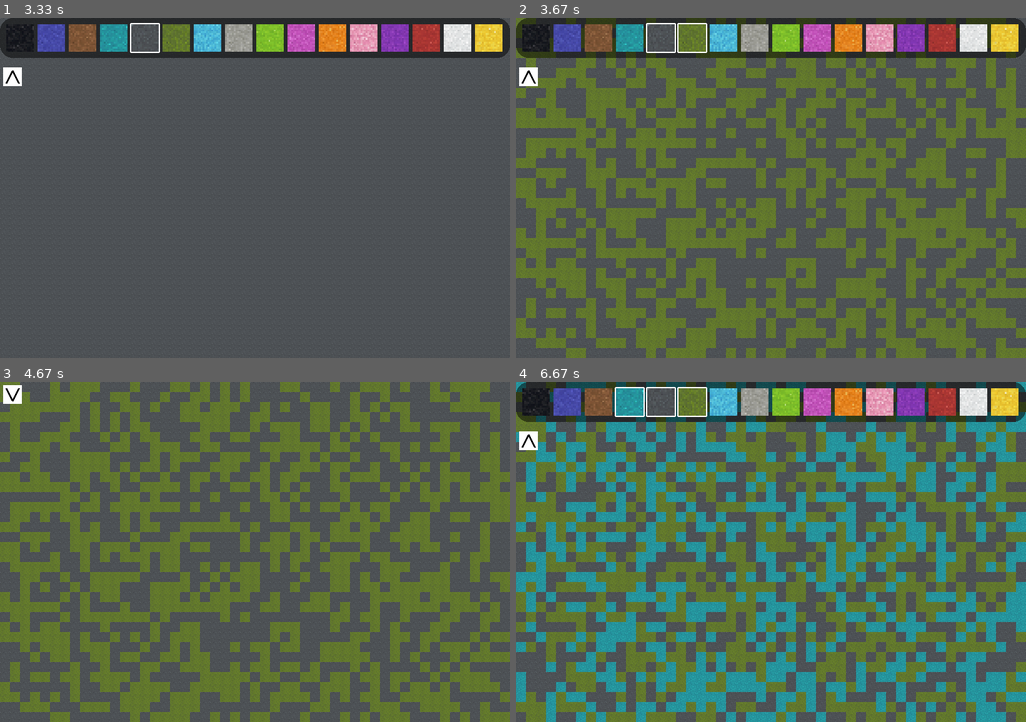
Above: before the commit, frames 1-4 (two rows, left to right).
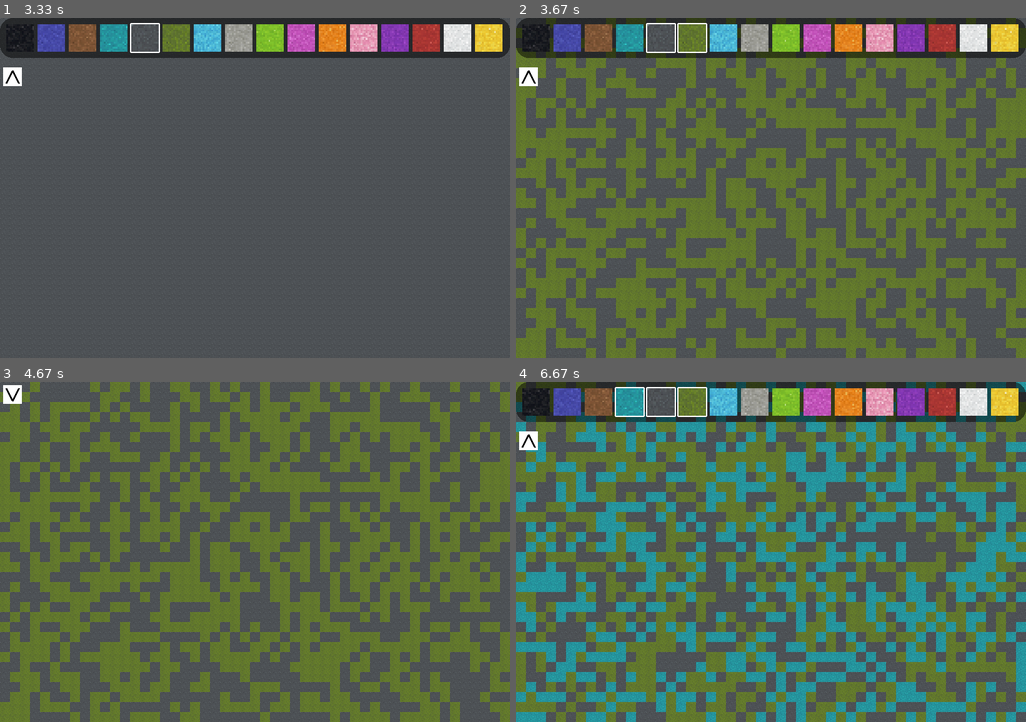
Above: after the commit, the same moments.

Repository: Christiano300/Programme
Game: pygame game, started from concrete.py
Same seed, same stepped clock (60 frames per second), same inputs: the game is played once before the commit and once after it.
Inputs (mouse positions are in pixels of both pictures, inside the frame that each line leads up to):
- Up to frame 1 (3.33 s): press the mouse at (10, 31) at 0.37 s; move the mouse to (56, 82) at 0.47 s; release the mouse at (96, 137) at 0.6 s; press the mouse at (142, 38) at 0.7 s; move the mouse to (265, 55) at 0.8 s; release the mouse at (382, 75) at 0.93 s; hold R 1.13-1.65 s; click (10, 75) at 2.02 s; press the mouse at (10, 31) at 2.52 s; move the mouse to (51, 86) at 2.62 s; release the mouse at (96, 143) at 2.75 s
- Up to frame 2 (3.67 s): press the mouse at (694, 38) at 3.42 s; move the mouse to (735, 174) at 3.52 s; release the mouse at (776, 313) at 3.65 s
- Up to frame 3 (4.67 s): press the mouse at (10, 439) at 4.42 s; move the mouse to (71, 558) at 4.52 s; release the mouse at (132, 681) at 4.65 s
- Up to frame 4 (6.67 s): press the mouse at (526, 395) at 5.48 s; move the mouse to (663, 439) at 5.58 s; release the mouse at (801, 484) at 5.72 s; press the mouse at (628, 402) at 6.58 s

Frame 1 is identical in both runs. In frame 2, 46% of the frame differs, in the area x 0-100%, y 0-100%; in frame 3, 51%; in frame 4, 61%.

Commit message:
pyaint, onecommand, updated gitignore

Diff:
--- a/concrete.py
+++ b/concrete.py
@@ -33,10 +33,9 @@
     screen = pygame.display.set_mode(size, pygame.RESIZABLE)
     menu_buttons = [[[PADDING + i * (w := round((width - PADDING * 2) / 16)) + 3, PADDING + 3], \
                 [w - 6, w - 6], menu_buttons[i][2]] for i in range(16)]
-    print(size)
 
 
-def button_check(bpos: tuple, bsize: tuple, mpos: tuple):
+def button_pressed(bpos: tuple, bsize: tuple, mpos: tuple):
     return mpos[0] in range(bpos[0], bpos[0] + bsize[0]) \
         and mpos[1] in range(bpos[1], bpos[1] + bsize[1])
 
@@ -66,6 +65,15 @@
             pygame.draw.line(screen, "0x000000", (20, 30), (30, 10), 3)
     pygame.display.update()
 
+def tile():
+    global blocks
+    colors = [menu_buttons.index(i) for i in menu_buttons if i[2]]
+    if len(colors):
+        blocks = []
+        for i in range(width // BLOCKSIZE):
+            for j in range(height // BLOCKSIZE):
+                blocks.append([choice(colors), i, j])
+    draw()
 
 resize((810, 540))
 draw()
@@ -79,28 +87,21 @@
 
         elif event.type == pygame.VIDEORESIZE:
             resize(event.size)
-            draw()
+            tile()
 
         elif event.type == pygame.MOUSEBUTTONDOWN:
             if menu_open:
-                if button_check((5, 75), (30, 30), event.pos):
+                if button_pressed((5, 75), (30, 30), event.pos):
                     menu_open = False
                     draw()
                     break
                 for i, button in enumerate(menu_buttons):
-                    if button_check(button[0], button[1], event.pos):
+                    if button_pressed(button[0], button[1], event.pos):
                         menu_buttons[i][2] = False if menu_buttons[i][2] else True
-                        print(f"Button {i} pressed at {event.pos}")
-                        colors = [menu_buttons.index(i) for i in menu_buttons if i[2]]
-                        if len(colors):
-                            blocks = []
-                            for i in range(width // BLOCKSIZE):
-                                for j in range(height // BLOCKSIZE):
-                                    blocks.append([choice(colors), i, j])
-                        draw()
+                        tile()
                         break
             else:
-                if button_check((5, 5), (30, 30), event.pos):
+                if button_pressed((5, 5), (30, 30), event.pos):
                     menu_open = True
                     draw()
 
@@ -111,12 +112,7 @@
 
             elif event.key == pygame.K_r:
                 colors = [menu_buttons.index(i) for i in menu_buttons if i[2]]
-                if len(colors):
-                    blocks = []
-                    for i in range(width // BLOCKSIZE):
-                        for j in range(height // BLOCKSIZE):
-                            blocks.append([choice(colors), i, j])
-                    draw()
+                tile()
 
             elif event.key == pygame.K_F1:
                 f1_mode = False if f1_mode else True
--- /dev/null
+++ b/files/kundenliste_vorher.csv
@@ -0,0 +1,101 @@
+Name;Benutzer;PLZ Ort;Strasse Nr;E-Mail-Adresse;Handynummer;Länderwahl;Geburtstag
+Mr. Stefan Kuhn;Swuzzin;5163 BRANDSTÄTT;Untere Donaulände 97;StefanKuhn@fleckens.hu;0660 171 39 14;43;8/15/1999
+Mr. Benjamin Frueh;Johns1948;9813 PATTENDORF;Mattersburger Strasse 83;BenjaminFrueh@dayrep.com;0699 354 08 85;43;10/24/1948
+Mrs. Yvonne Osterhagen;Aloyard;4552 MAISDORF;Wiener Strasse 87;YvonneOsterhagen@gustr.com;0688 894 32 41;43;5/25/1963
+Mrs. Marie Zimmermann;Donsporbets;4210 UNTERWEITRAG;Schönaugasse 45;MarieZimmermann@armyspy.com;0699 659 88 24;43;01.01.1974
+Mr. Jonas Maur;Popes1960;8670 FEISTRITZBERG;Waldstrasse 79;JonasMaur@cuvox.de;0699 123 46 91;43;10.04.1960
+Mrs. Kathrin Dresner;Hounch;6534 SERFAUS;Wurmbrandgasse 43;KathrinDresner@einrot.com;0660 862 06 15;43;10/15/1941
+Ms. Sabrina Bosch;Fectionce;2112 WÜRNITZ;Hausergasse 80;SabrinaBosch@gustr.com;0688 372 43 40;43;04.03.1956
+Mr. Frank Mueller;Hationizing;8793 TÖLLACH;Neutorstrasse 77;FrankMueller@einrot.com;0676 749 16 22;43;5/27/1951
+Mrs. Doreen Schultheiss;Crostimare;9123 UNTERNARRACH;Löwenzahnstrasse 21;DoreenSchultheiss@jourrapide.com;0681 947 34 86;43;12/24/1936
+Ms. Johanna Drechsler;Lizes1959;9900 ZAUCHE;Litzelhofenstrasse 49;JohannaDrechsler@gustr.com;0688 900 14 68;43;06.04.1959
+Mr. Benjamin Kastner;Rensell;4240 MITTERREITH;Pfarrgasse 95;BenjaminKastner@dayrep.com;0681 373 16 72;43;2/29/1976
+Mr. Ulrich Kastner;Coves1959;4661 WATZING;Bachloh 90;UlrichKastner@rhyta.com;0699 738 69 39;43;8/17/1959
+Mr. Dirk Moeller;Epaid1942;3920 KLEINWETZLES;Kelsenstrasse 49;DirkMoeller@einrot.com;0660 393 66 72;43;2/21/1942
+Mrs. Daniela Bar;Stifer;9560 AICH;Weihburggasse 68;DanielaBar@jourrapide.com;0688 458 50 21;43;8/30/1976
+Mr. Maximilian Weiß;Purvile89;3454 EGGENDORF;Druckereistrasse 32;MaximilianWeiss@armyspy.com;0660 406 08 08;43;03.09.1989
+Mrs. Sabine Kuester;Exciaming;5550 HÖGGEN;Lustenauer Strasse 93;SabineKuester@armyspy.com;0664 644 86 80;43;8/31/1938
+Mrs. Sabine Foerster;Thic1934;4910 DUNZING;Bahnhofstrasse 86;SabineFoerster@dayrep.com;0688 443 31 84;43;5/22/1934
+Mr. Daniel Zweig;Duce1996;4690 BERGERN;Hainbuchen 27;DanielZweig@einrot.com;0660 731 25 54;43;9/15/1996
+Mr. Paul Kaufmann;Thounater;3872 KIENSASS;Brünner Strasse 73;PaulKaufmann@dayrep.com;0681 240 65 27;43;01.06.1996
+Mrs. Yvonne Ebersbach;Nakenceral;7501 EISENZICKEN;Lahof 57;YvonneEbersbach@einrot.com;0680 324 71 33;43;01.03.1995
+Mrs. Stephanie Mehler;Sever1984;5733 HABACH;Karlauer Gürtel 65;StephanieMehler@teleworm.us;0660 397 75 17;43;10/14/1984
+Ms. Anna Abend;Voincle;6182 SIGMUND;Zeppelinstrasse 34;AnnaAbend@dayrep.com;0681 125 19 37;43;01.03.1996
+Ms. Sophia Schwab;Paligar;3611 WOLFENREITH;Mariatal 62;SophiaSchwab@rhyta.com;0660 905 96 18;43;12/22/1937
+Mrs. Uta Holzman;Thares;3107 FLINSDORF;Grössgstötten 62;UtaHolzman@gustr.com;0681 192 72 93;43;8/16/1943
+Mr. René Traugott;Infur1997;4774 HACKENBUCH;Alte Poststrasse 99;ReneTraugott@armyspy.com;0650 887 51 39;43;02.04.1997
+Mrs. Julia Barth;Tionewhapt1976;3161 SCHWARZENBACH;Silvrettastrasse 71;JuliaBarth@teleworm.us;0676 607 26 15;43;11/19/1976
+Ms. Sabrina Muller;Harmang;8144 HAUTZENDORF;Lendplatz 97;SabrinaMuller@teleworm.us;0688 405 08 46;43;09.12.1949
+Ms. Julia Theiss;Prionese;3572 ST.LEONHARD;Schmiedsberg 21;JuliaTheiss@superrito.com;0650 154 46 16;43;05.12.1987
+Ms. Christin Winkel;Coutionizies;4170 GMAIN;Bayerhamerstrasse 88;ChristinWinkel@jourrapide.com;0681 578 98 08;43;7/31/1976
+Ms. Simone Gloeckner;Maiduc;9805 SCHÜTTBACH;Grazer Bundesstrasse 90;SimoneGloeckner@einrot.com;0664 392 22 21;43;5/24/1993
+Mr. Niklas Wirth;Worgarthe;4084 HANGING;Grazer Strasse 98;NiklasWirth@cuvox.de;0688 863 06 15;43;02.09.1954
+Mr. Tim Pfeifer;Agrad1978;4652 ATZMANNSDORF;Archkogl 2;TimPfeifer@dayrep.com;0664 166 32 01;43;08.05.1978
+Mr. Tobias Kalb;Preal1961;4282 NIEDERHOFSTETTEN;Baumgarten 35;TobiasKalb@rhyta.com;0688 283 64 06;43;5/22/1961
+Mr. Maximilian Krause;Youpe1993;8113 SÖDINGBERG;Kimpling 22;MaximilianKrause@cuvox.de;0688 393 98 91;43;05.05.1993
+Ms. Jennifer Koehler;Wentiont;8411 MATZELSDORF;Falkstrasse 81;JenniferKoehler@superrito.com;0699 684 34 33;43;8/15/1971
+Mrs. Michelle Gaertner;Boday1967;3386 WEINZIERL;Wachaustrasse 86;MichelleGaertner@superrito.com;0688 789 09 57;43;05.04.1967
+Mrs. Kathrin Lange;Noblithated;8061 DIEPOLTSBERG;Feldham 67;KathrinLange@cuvox.de;0660 233 63 54;43;2/16/1992
+Mr. Phillipp Freitag;Prowenties;8693 MÜRZSTEG;Galgenau 38;PhillippFreitag@einrot.com;0660 320 36 58;43;04.11.1962
+Mr. Ralf Schweizer;Romenhaving;8152 HAUSDORF;Lendplatz 90;RalfSchweizer@rhyta.com;0680 469 76 90;43;03.07.1977
+Mr. Dennis Vogt;Gooks2000;9722 PUCH;Hauptstrasse 15;DennisVogt@gustr.com;0681 999 18 00;43;10.02.2000
+Mrs. Janina Oster;Turk1970;4731 SALLMANNSBERG;Holzstrasse 75;JaninaOster@einrot.com;0664 389 15 57;43;12/25/1970
+Mr. Dirk Eichmann;Depud1951;3542 GFÖHL;Enzersdorfer Strasse 7;DirkEichmann@fleckens.hu;0688 881 54 39;43;2/25/1951
+Mrs. Simone Kappel;Trablis;3393 ZELKING;Litzelhofenstrasse 31;SimoneKappel@teleworm.us;0650 689 07 24;43;09.12.1981
+Ms. Janina Grunwald;Wingthe40;4101 GERLING;Enzersdorfer Strasse 4;JaninaGrunwald@jourrapide.com;0688 238 99 30;43;04.06.1940
+Ms. Katrin Pfeifer;Samightme;3522 SCHEUTZ;Aspernstrasse 72;KatrinPfeifer@fleckens.hu;0688 185 02 98;43;09.06.1988
+Mrs. Sarah Feierabend;Morel1999;4730 HUEB;Wiedner Hauptstrasse 87;SarahFeierabend@gustr.com;0681 583 95 57;43;10.03.1999
+Mr. Swen Moeller;Oncenininkin;8047 KAINBACH;Simmeringer Hauptstrasse 75;SwenMoeller@einrot.com;0699 780 50 53;43;04.10.1982
+Mr. Robert Kunze;Shunnothe;2640 TACHENBERG;Lettental 46;RobertKunze@fleckens.hu;0699 308 13 97;43;11/18/1944
+Ms. Maria Keller;Crichown1983;8052 STEINBERG;Alpenstrasse 55;MariaKeller@dayrep.com;0699 821 26 99;43;06.07.1983
+Mr. Frank Pfeiffer;Gence1993;3040 ANZING;Sonnberg 2;FrankPfeiffer@gustr.com;0688 851 38 87;43;10/18/1993
+Mr. Marcel Bach;Oblie1992;4362 NEUAIGEN;Welser Strasse 98;MarcelBach@teleworm.us;0676 977 10 77;43;06.12.1992
+Ms. Jana Aachen;Whostell;2486 SIEGERSDORF;Wiehtestrasse 77;JanaAachen@superrito.com;0681 395 99 93;43;2/27/1997
+Mrs. Leah Goldschmidt;Suslefor;9951 GLANZ;Bayerhamerstrasse 30;LeahGoldschmidt@gustr.com;0664 569 26 45;43;12.10.1975
+Mrs. Anna Fleischer;Anduce;5221 WICHENHAM;Floridusgasse 39;AnnaFleischer@cuvox.de;0650 400 26 28;43;08.03.1948
+Mr. Alexander Junker;Thous1936;9300 HINTNAUSDORF;Glocknerstrasse 93;AlexanderJunker@jourrapide.com;0688 414 91 65;43;4/20/1936
+Mr. Dieter Vogler;Woulles;4671 NEUKIRCHEN;Wassergasse 75;DieterVogler@rhyta.com;0699 900 09 31;43;7/29/1961
+Mrs. Mandy Dresdner;Prady1936;4712 POLLESBACH;Schachterlweg 84;MandyDresdner@fleckens.hu;0676 286 78 76;43;12.02.1936
+Mr. Maik Holtzmann;Subjectence;8621 ILGEN;Kuefsteinstrasse 20;MaikHoltzmann@fleckens.hu;0660 844 69 50;43;1/31/1937
+Ms. Doreen Nagel;Pordinusband;4822 LASERN;Dieselstrasse 8;DoreenNagel@jourrapide.com;0688 938 74 03;43;07.03.1969
+Mr. Patrick Weisz;Shunt1977;2630 PUTZMANNSDORF;Ybbsstrasse 76;PatrickWeisz@einrot.com;0650 103 20 01;43;06.10.1977
+Ms. Jana Eichmann;Loiced;4902 ÖLDENBERG;Pertholzer Strasse 66;JanaEichmann@superrito.com;0660 222 92 72;43;07.11.1951
+Dr. Sven Frei;Mingh1996;9556 ZOJACH;Schulgasse 41;SvenFrei@dayrep.com;0681 899 97 37;43;05.11.1996
+Ms. Vanessa Gerste;Yourte;4925 GUTENSHAM;Karlauer Gürtel 19;VanessaGerste@superrito.com;0650 324 54 49;43;01.10.1974
+Mrs. Daniela Hofmann;Tallay;4770 AUTZING;Linzer Strasse 76;DanielaHofmann@superrito.com;0681 998 72 33;43;10/25/1981
+Mr. Matthias Wechsler;Greld1990;9112 ST.KOLLMANN;Schmiedsberg 30;MatthiasWechsler@gustr.com;0680 844 99 48;43;11/21/1990
+Dr. Thorsten Zimmer;Romiliang;2620 ST.LORENZEN;Zeppelinstrasse 89;ThorstenZimmer@superrito.com;0664 415 06 35;43;06.01.1970
+Mrs. Stephanie Meier;Niiis1982;5583 SCHELLGADEN;An Der Schütt 64;StephanieMeier@jourrapide.com;0681 501 65 58;43;12.07.1982
+Mr. Peter Wulf;Wope1975;4880 BERG;Hainbuchen 98;PeterWulf@rhyta.com;0676 408 88 10;43;12.04.1975
+Mr. Dominik Bumgarner;Beint1996;4650 NIEDERZEILING;Baumgarten 2;DominikBumgarner@armyspy.com;0699 122 16 58;43;3/14/1996
+Mr. Wolfgang Rothschild;Feced1987;6143 ALTSTADT;Spiegelsberg 62;WolfgangRothschild@jourrapide.com;0688 922 52 25;43;07.05.1987
+Mr. Mario Meyer;Dichat;9241 UMBERG;Straden 78;MarioMeyer@superrito.com;0650 479 55 36;43;3/16/1974
+Ms. Klaudia Farber;Nossorend;8421 MATZELSDORF;Falkstrasse 70;KlaudiaFarber@dayrep.com;0680 789 00 90;43;10.07.1996
+Mr. René Hoch;Allic1977;9342 KREUZBERG;Wagramer Strasse 80;ReneHoch@dayrep.com;0699 985 94 15;43;11/15/1977
+Ms. Katharina Junker;Shimption;4972 ETTING;Landstrasse 63;KatharinaJunker@jourrapide.com;0650 783 53 23;43;4/24/1987
+Mr. Jan Baecker;Thavence;3281 WILDENMAIERHOF;Ortsstrasse 49;JanBaecker@armyspy.com;0688 515 77 00;43;12/13/1983
+Mr. Dirk Fleischer;Otham1951;7542 GERERSDORF;Enzersdorfer Strasse 40;DirkFleischer@teleworm.us;0680 841 93 12;43;07.10.1951
+Mrs. Daniela Ackerman;Disid1934;9640 LANZ;Rossmarkt 71;DanielaAckerman@fleckens.hu;0664 362 07 55;43;10.11.1934
+Ms. Katharina Daecher;Knellf;2444 SEIBERSDORF;Wurmbrandgasse 12;KatharinaDaecher@armyspy.com;0688 326 52 67;43;03.02.1981
+Mrs. Nicole Kortig;Plefor1979;5221 SPRINZENBERG;Schmiedsberg 37;NicoleKortig@teleworm.us;0699 274 23 01;43;4/24/1979
+Mrs. Anja Zimmermann;Himakinecity;4710 TOLLET;Neutorstrasse 28;AnjaZimmermann@jourrapide.com;0680 305 63 25;43;3/16/1955
+Mrs. Nicole Meister;Howeenton;4204 REICHENAU;Ernstbrunner Strasse 67;NicoleMeister@teleworm.us;0699 175 05 40;43;05.09.1953
+Ms. Lisa Gloeckner;Ughtmed;6344 WALCHSEE;Krummnussbaum Dub 74;LisaGloeckner@einrot.com;0664 648 19 64;43;10.09.1967
+Ms. Yvonne Gottlieb;Sures1996;9113 DOBROWA;Peintnerstrasse 53;YvonneGottlieb@fleckens.hu;0688 862 77 90;43;1/14/1996
+Mr. Lucas Freytag;Clont1946;8413 LAPPACH;Dieselstrasse 61;LucasFreytag@teleworm.us;0650 812 32 39;43;7/24/1946
+Mrs. Nicole Gottlieb;Blene1984;4622 EGGENDORF;Druckereistrasse 14;NicoleGottlieb@rhyta.com;0681 892 82 34;43;11/30/1984
+Mrs. Marie Wagner;Sandemnotim;9623 ST.PAUL;Zeppelinstrasse 12;MarieWagner@gustr.com;0699 392 66 98;43;9/29/1952
+Mrs. Jana Bohm;Youlgron52;6173 OBERPERFUSS;Gewerbestrasse 49;JanaBohm@einrot.com;0680 140 08 75;43;07.05.1952
+Mr. Marko Krüger;Washat;5760 NIEDERHAUS;Kornstrasse 56;MarkoKruger@gustr.com;0676 909 72 15;43;06.08.1993
+Mr. Maximilian Schwartz;Norgarehe;8102 AMSTEIN;Spiegelsberg 96;MaximilianSchwartz@rhyta.com;0660 574 54 61;43;08.10.1990
+Mr. Martin Brauer;Yountop;3944 LANGSCHWARZA;Rossmarkt 23;MartinBrauer@einrot.com;0650 430 68 37;43;12/24/1986
+Ms. Julia Friedman;Wrimet;4924 BRANDSTATT;Untere Donaulände 13;JuliaFriedman@fleckens.hu;0680 504 13 72;43;03.10.1947
+Mr. Thomas Bergmann;Handrey;2074 KLEINRIEDENTHAL;Hütteldorfer Strasse 46;ThomasBergmann@superrito.com;0650 259 51 51;43;5/17/1939
+Ms. Christin Brauer;Eite1948;9412 AUEN;Kirchenplatz 18;ChristinBrauer@einrot.com;0664 297 58 66;43;12/15/1948
+Mr. Stephan Fink;Witereckly;8863 PREDLITZ;Untere Hauptstrasse 71;StephanFink@fleckens.hu;0699 273 48 81;43;2/17/1993
+Mrs. Gabriele Ziegler;Thavetind;5071 VIEHHAUSEN;Spittelwiese 32;GabrieleZiegler@armyspy.com;0680 957 54 34;43;3/19/1987
+Ms. Antje Vogler;Usind1960;9451 OBERPREITENEGG;Gewerbestrasse 79;AntjeVogler@dayrep.com;0680 614 39 12;43;8/17/1960
+Mrs. Martina Schröder;Cittecult;3473 MÜHLBACH;Markt 68;MartinaSchroder@gustr.com;0681 346 97 62;43;02.02.1962
+Mr. Leon Schröder;Joatmettly;4741 GATTRING;Salzburger Strasse 51;LeonSchroder@superrito.com;0681 290 94 42;43;11.02.1993
+Mrs. Julia Egger;Lisell;9470 WINDISCH;Neuhofer Strasse 9;JuliaEgger@rhyta.com;0699 217 33 56;43;02.09.1970
+Mr. Marko Ritter;Decterral;2451 HOF;Magdalenaweg 86;MarkoRitter@superrito.com;0676 749 47 68;43;9/23/1954
--- /dev/null
+++ b/hue_kundenliste.py
@@ -0,0 +1,15 @@
+import csv
+
+with open("files/kundenliste_vorher.csv", encoding="utf-8-sig") as f, \
+    open("files/kundenliste_nachher.csv", "w", newline="", encoding="utf-8-sig") as fn:
+    reader = csv.DictReader(f, delimiter=";")
+    writer = csv.DictWriter(fn, delimiter=";", fieldnames=["Nachname", "Vorname", "Strasse Nr", "PLZ", "Ort", "Telefonnummer", "Geburtstag"])
+    writer.writeheader()
+    for line in reader:
+        line['Nachname'], line['Vorname']= line.pop("Name").split()[:0:-1]
+        line.pop('Benutzer')
+        line['PLZ'], line['Ort'] = line.pop('PLZ Ort').title().split()
+        line.pop('E-Mail-Adresse')
+        line['Telefonnummer'] = f"+{line.pop('Länderwahl')} {line.pop('Handynummer')[1:]}"
+        line['Geburtstag'] = ".".join([(geb := line['Geburtstag'].split('/'))[1], geb[0], geb[2]]) if "/" in line['Geburtstag'] else line['Geburtstag']
+        writer.writerow(line)
--- /dev/null
+++ b/onecommand.py
@@ -0,0 +1,15 @@
+commands = """
+say 1
+say 2
+say 3
+""".strip().split("\n")
+import pyperclip
+start = "summon falling_block ~ ~1 ~ {BlockState:{Name:activator_rail},Time:1,Passengers:["
+end = ',{id:command_block_minecart,Command:"setblock ~ ~ ~1 command_block{Command:\\\"fill ~ ~-1 ~-1 ~ ~ ~ air\\\"} replace"},\
+    {id:command_block_minecart,Command:"setblock ~ ~-1 ~1 redstone_block"},{id:command_block_minecart,Command:"kill @e[type=command_block_minecart,distance=0..2]"}]}'
+insert = "{id:command_block_minecart,Command:\"§\"}"
+commands.extend(["setblock ~ ~-1 ~2 minecraft:repeating_command_block[facing=up]{Command:\\\"execute positioned ~ ~1 ~-3 run kill @e[type=item,distance=..2,nbt={Age:1s}]\\\",auto:1b}",
+                 "setblock ~ ~ ~2 minecraft:chain_command_block[conditional=true,facing=up]{Command:\\\"fill ~ ~ ~ ~ ~-1 ~ air\\\",auto:1b}"])
+command = start + ",".join([insert.replace("§", i) for i in commands]) + end
+print(command)
+pyperclip.copy(command)
--- /dev/null
+++ b/pyaint.py
@@ -0,0 +1,88 @@
+import pygame
+
+pygame.init()
+
+size = width, height = 640, 480
+screen = pygame.display.set_mode(size, pygame.RESIZABLE)
+clock = pygame.time.Clock()
+
+mouse_pressed = False
+shift_pressed = False
+strength = 20
+colors = ["0xff0000", "0xff7f05", "0xf0e000", "0x00ff00",
+          "0x00ffa0", "0x007fff", "0x0000ff", "0xd000ff"]
+color = 0
+shapes = ["square", "circle"]
+shape = 0
+pen = pygame.Surface((strength, strength), pygame.SRCALPHA)
+
+
+def repen():
+    if shapes[shape] == "square":
+        pen.fill(colors[color])
+    elif shapes[shape] == "circle":
+        pen.fill("0x00000000")
+        pygame.draw.circle(
+            pen, colors[color], (strength / 2, strength / 2), strength / 2)
+    pygame.display.set_icon(pen)
+
+
+repen()
+screen.fill("0xffffff")
+pygame.display.flip()
+
+
+def draw_line(start: list, end: list, pen: pygame.Surface, draw_len_0: bool):
+    if start == end:
+        if draw_len_0:
+            screen.blit(pen, [start[i] - strength / 2 for i in range(2)])
+    else:
+        d = [j - i for i, j in zip(start, end)]
+        dist = max(abs(d[0]), abs(d[1]))
+        dir = [d[0] / dist, d[1] / dist]
+        for i in range(dist):
+            screen.blit(pen, [start[j] + dir[j] * i -
+                        strength / 2 for j in range(2)])
+
+
+while True:
+    for event in pygame.event.get():
+        if event.type == pygame.QUIT:
+            pygame.quit()
+            quit()
+
+        elif event.type == pygame.MOUSEBUTTONDOWN:
+            prev_pos = pygame.mouse.get_pos()
+            mouse_pressed = True
+
+        elif event.type == pygame.MOUSEBUTTONUP:
+            mouse_pressed = False
+
+        elif event.type == pygame.KEYDOWN:
+            if event.key == pygame.K_r:
+                screen.fill("0xffffff")
+                pygame.display.flip()
+
+            elif event.key == pygame.K_c:
+                color = (color + 1) % len(colors)
+                repen()
+
+            elif event.key == pygame.K_s:
+                shape = (shape + 1) % len(shapes)
+                repen()
+
+            elif event.key in (pygame.K_LSHIFT, pygame.K_RSHIFT):
+                shift_pressed = True
+
+        elif event.type == pygame.KEYUP:
+            if event.key in (pygame.K_LSHIFT, pygame.K_RSHIFT):
+                shift_pressed = False
+
+    if mouse_pressed:
+        pos = pygame.mouse.get_pos()
+        draw_line(prev_pos, pos, pen, True)
+        if not shift_pressed:
+            prev_pos = pos
+
+    pygame.display.update()
+    clock.tick(60)
--- /dev/null
+++ b/tkinter_test.py
@@ -0,0 +1,15 @@
+from tkinter import *
+from turtle import width
+
+
+def hello():
+    button
+
+
+root = Tk()
+root.geometry("400x400")
+
+button = Button(root, text="Hello i am a button",
+                command=hello, width=0, height=0)
+button.pack(pady=10)
+root.mainloop()
Binary file removed: files/Schuh.png
Not shown, removed: files/factorial.txt
Not shown, removed: files/fuchsnbt.txt
Not shown, changed: .gitignore
